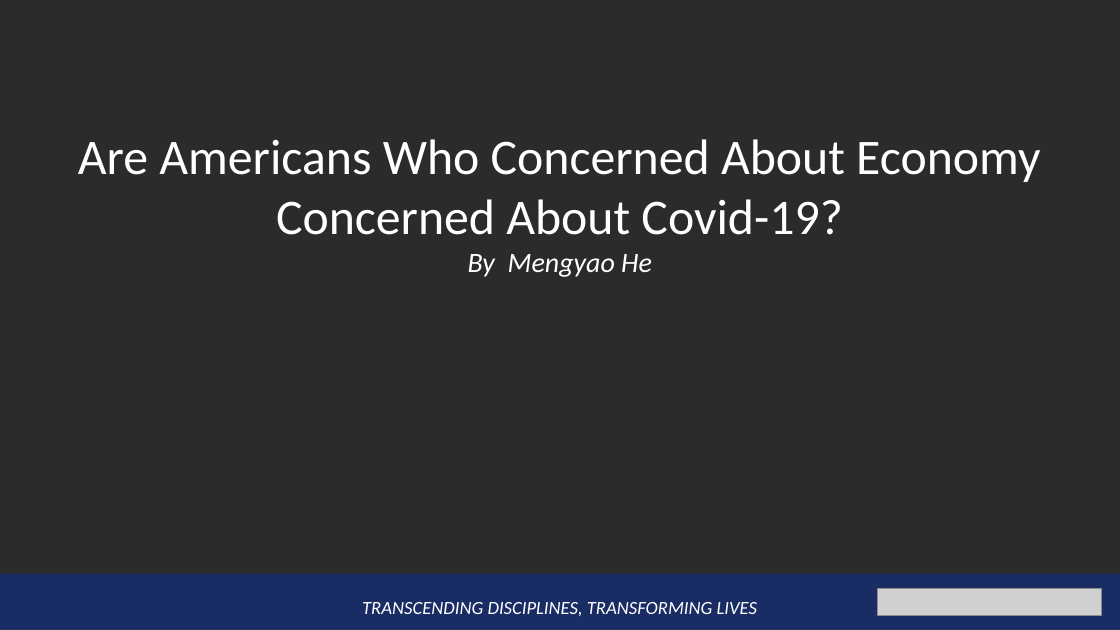
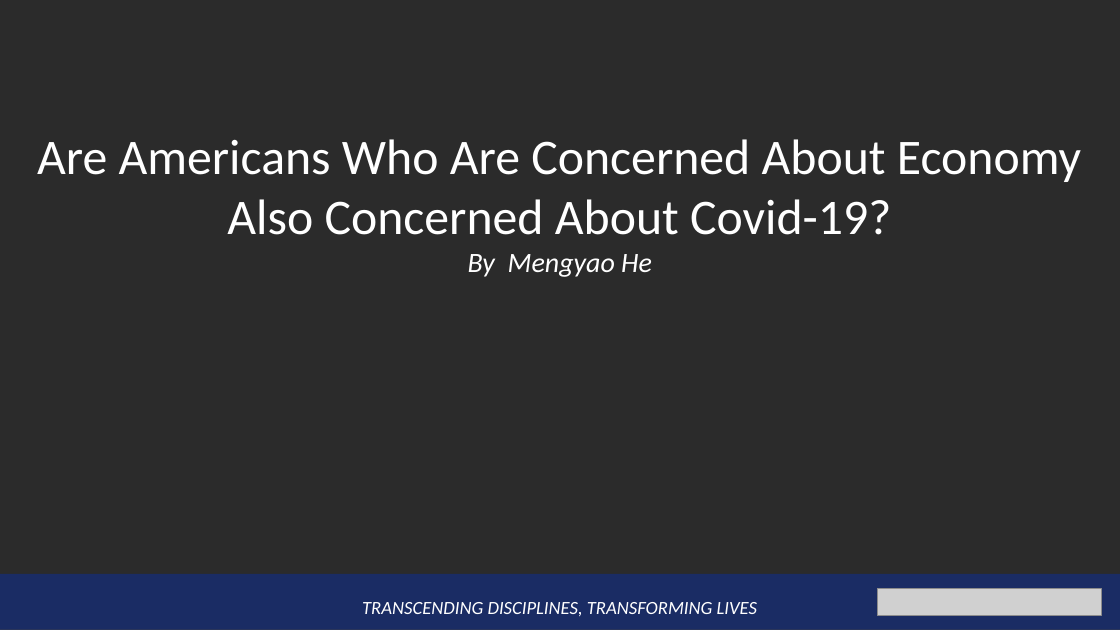
Before and after one commit to TZstatsADS/Fall2020-Project1-mengyaoo, a slide deck: slide 1 of doc/project1.ppt. Drawn at 1120x630 pixels with LibreOffice and Linux fonts; fonts in the diff are those of the drawing; grey boxes stand for pictures; background and template pictures are left out; a plain dark background stands for a picture behind light text. Boxes give left, top, right and bottom in pixels: in the first picture for what was removed or moved away, otherwise in the second. Text is boxed around its words. In the diff, an @@ line names an element or a change of style, - is before the commit and + after.

```diff
--- a/doc/project1.ppt
+++ b/doc/project1.ppt
@@ text at <box>37,139,1081,235</box>: text changed @@
-Are Americans Who Concerned About Economy Concerned About Covid-19?
+Are Americans Who Are Concerned About Economy Also Concerned About Covid-19?
```
Also in this commit, not shown: 3 other slides changed, 1 other file.
